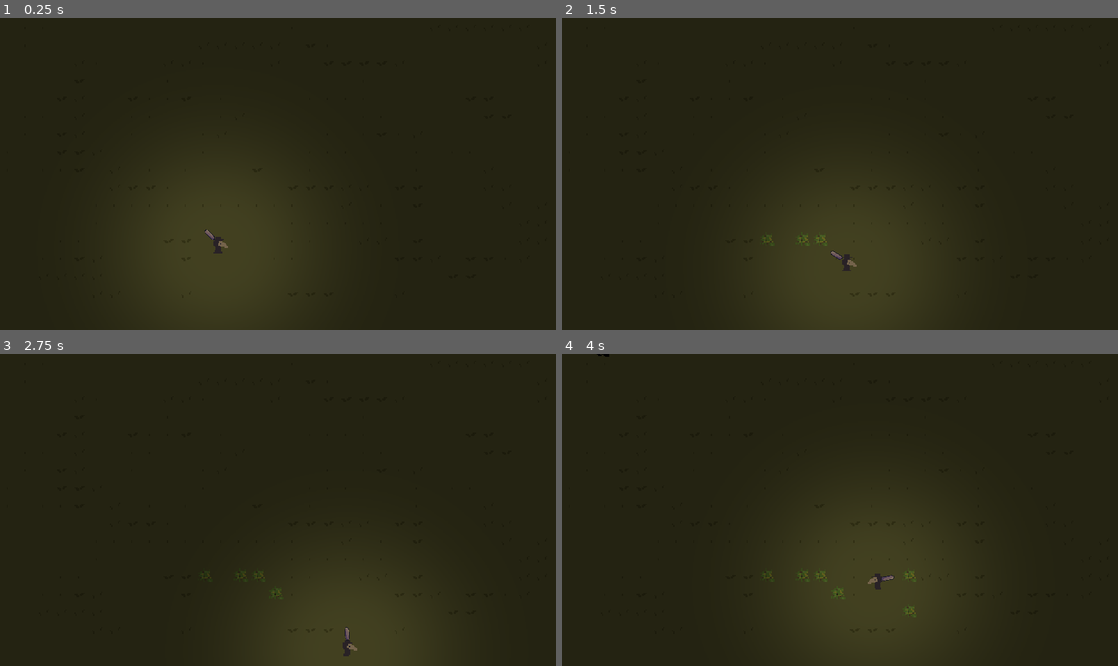
Above: before the commit, frames 1-4 (two rows, left to right).
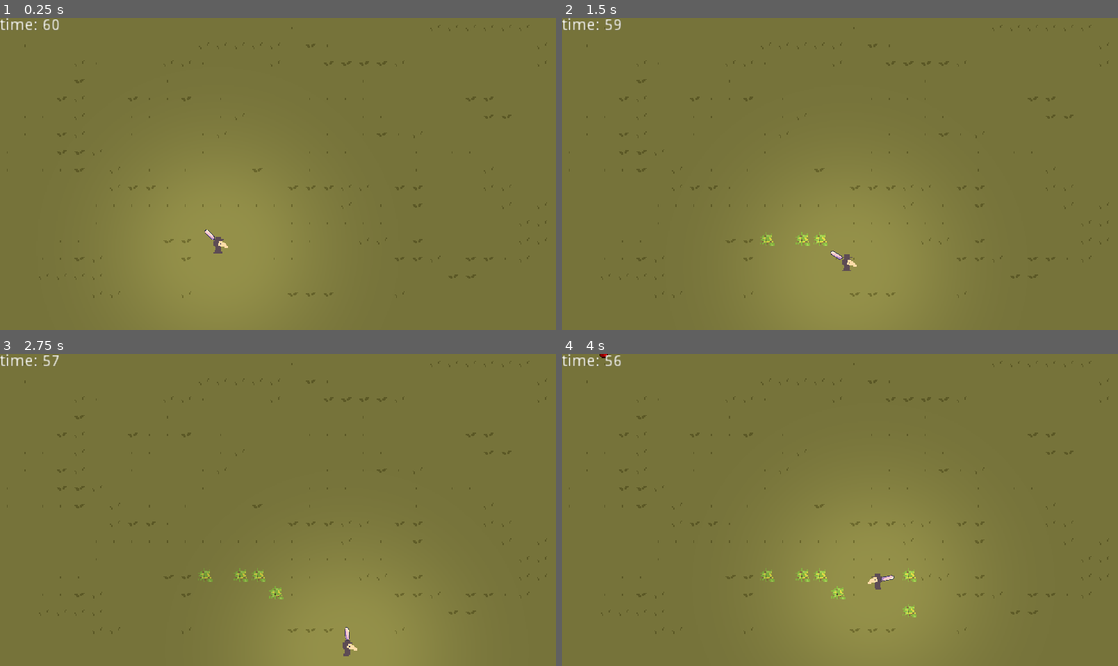
Above: after the commit, the same moments.

Repository: AJ08Coder/LudumDare52
Game: Godot game, scene res://Enviroment/World.tscn
Two runs of this game, one before a commit and one after it. Both use one fixed random seed, a clock stepped at 60 frames per second and the inputs below.
Inputs (mouse positions are in pixels of both pictures, inside the frame that each line leads up to):
- Up to frame 1 (0.25 s): no input
- Up to frame 2 (1.5 s): tap Enter (ui_accept) at 0.5, 0.77 s; move the mouse to (962, 158) at 0.52 s; hold D (move_right) 0.53-1.28 s; move the mouse to (728, 189) at 1.27 s; hold S (move_down) from 1.28 s (still down)
- Up to frame 3 (2.75 s): tap Enter (ui_accept) at 1.52 s; move the mouse to (333, 441) at 2.02 s; release S (move_down) at 2.03 s; hold D (move_right) from 2.03 s (still down)
- Up to frame 4 (4 s): move the mouse to (812, 572) at 2.77 s; release D (move_right) at 2.78 s; hold W (move_up) 2.78-3.53 s; tap Enter (ui_accept) at 3.02, 3.77 s; move the mouse to (1006, 556) at 3.52 s; hold A (move_left) from 3.53 s (still down)

The runs differ from the first frame. In frame 1, 100% of the frame differs, in the area x 0-100%, y 0-100%; in frame 2, 100%; in frame 3, 100%; in frame 4, 100%.

Commit message:
Added Day and Night Cycle

Diff:
--- a/Characters/Enemy/Zombie.tscn
+++ b/Characters/Enemy/Zombie.tscn
@@ -1,9 +1,8 @@
-[gd_scene load_steps=3 format=2]
+[gd_scene load_steps=2 format=2]
 
 [ext_resource path="res://Characters/Enemy/Enemy.tscn" type="PackedScene" id=1]
-[ext_resource path="res://Art/plauge.png" type="Texture" id=2]
 
 [node name="Zombie" instance=ExtResource( 1 )]
 
 [node name="Sprite" parent="." index="1"]
-texture = ExtResource( 2 )
+self_modulate = Color( 1, 0, 0, 1 )
--- a/Characters/Player/Player.gd
+++ b/Characters/Player/Player.gd
@@ -7,9 +7,8 @@
 var speed = 80
 var health = 100
 
-onready var laser = $laser
 onready var hand = $Hotbar/Hand
-onready var meele_weapon = $Hotbar/MeeleWeapon
+
 
 var crop_loc = []
 
--- a/Characters/Player/Player.tscn
+++ b/Characters/Player/Player.tscn
@@ -46,9 +46,6 @@
 
 [sub_resource type="CircleShape2D" id=6]
 radius = 14.0357
-
-[sub_resource type="Environment" id=7]
-glow_enabled = true
 
 [node name="Player" type="KinematicBody2D"]
 collision_mask = 4
@@ -98,9 +95,6 @@
 texture = ExtResource( 7 )
 energy = 0.5
 
-[node name="WorldEnvironment" type="WorldEnvironment" parent="."]
-environment = SubResource( 7 )
-
 [connection signal="body_entered" from="Attract" to="." method="_on_Attract_body_entered"]
 [connection signal="body_exited" from="Attract" to="." method="_on_Attract_body_exited"]
 [connection signal="body_entered" from="Attack" to="." method="_on_Attack_body_entered"]
--- /dev/null
+++ b/Enviroment/Cycle.gd
@@ -0,0 +1,24 @@
+extends CanvasModulate
+
+export(Color) var night_color
+export(Color) var day_color
+onready var rich_text_label = $"../CanvasLayer/RichTextLabel"
+export var time = 1 # 1 = day 0 = night
+
+func _ready():
+	color = day_color
+	$AnimationPlayer.play("RESET")
+
+func _process(delta):
+	rich_text_label.text = "time: " + str(round($Time.time_left))
+	print(time)
+
+func _on_Time_timeout():
+	if time == 1:
+		$AnimationPlayer.play("DaytoNight")
+		print("day to night")
+	elif time == 0:
+		$AnimationPlayer.play("NighttoDay")
+		print("night to day")
+	else:
+		print("No time set")
--- a/Enviroment/World.tscn
+++ b/Enviroment/World.tscn
@@ -1,9 +1,10 @@
-[gd_scene load_steps=9 format=2]
+[gd_scene load_steps=13 format=2]
 
 [ext_resource path="res://Characters/Player/Player.tscn" type="PackedScene" id=1]
 [ext_resource path="res://Enviroment/World.gd" type="Script" id=2]
 [ext_resource path="res://Art/tileset.png" type="Texture" id=3]
 [ext_resource path="res://Art/bg.png" type="Texture" id=4]
+[ext_resource path="res://Enviroment/Cycle.gd" type="Script" id=5]
 
 [sub_resource type="RectangleShape2D" id=1]
 extents = Vector2( 331, 26 )
@@ -186,6 +187,89 @@
 11/shapes = [  ]
 11/z_index = 0
 
+[sub_resource type="Animation" id=5]
+resource_name = "DaytoNight"
+length = 5.0
+tracks/0/type = "value"
+tracks/0/path = NodePath(".:color")
+tracks/0/interp = 1
+tracks/0/loop_wrap = true
+tracks/0/imported = false
+tracks/0/enabled = true
+tracks/0/keys = {
+"times": PoolRealArray( 0, 5 ),
+"transitions": PoolRealArray( 1, 1 ),
+"update": 0,
+"values": [ Color( 1, 1, 1, 1 ), Color( 0.207843, 0.203922, 0.356863, 1 ) ]
+}
+tracks/1/type = "value"
+tracks/1/path = NodePath(".:time")
+tracks/1/interp = 1
+tracks/1/loop_wrap = true
+tracks/1/imported = false
+tracks/1/enabled = true
+tracks/1/keys = {
+"times": PoolRealArray( 0, 5 ),
+"transitions": PoolRealArray( 1, 1 ),
+"update": 1,
+"values": [ 1, 0 ]
+}
+
+[sub_resource type="Animation" id=6]
+resource_name = "NighttoDay"
+length = 5.0
+tracks/0/type = "value"
+tracks/0/path = NodePath(".:color")
+tracks/0/interp = 1
+tracks/0/loop_wrap = true
+tracks/0/imported = false
+tracks/0/enabled = true
+tracks/0/keys = {
+"times": PoolRealArray( 0, 5 ),
+"transitions": PoolRealArray( 1, 1 ),
+"update": 0,
+"values": [ Color( 0.207843, 0.203922, 0.356863, 1 ), Color( 1, 1, 1, 1 ) ]
+}
+tracks/1/type = "value"
+tracks/1/path = NodePath(".:time")
+tracks/1/interp = 1
+tracks/1/loop_wrap = true
+tracks/1/imported = false
+tracks/1/enabled = true
+tracks/1/keys = {
+"times": PoolRealArray( 0, 5 ),
+"transitions": PoolRealArray( 1, 1 ),
+"update": 1,
+"values": [ 0, 1 ]
+}
+
+[sub_resource type="Animation" id=7]
+length = 0.001
+tracks/0/type = "value"
+tracks/0/path = NodePath(".:color")
+tracks/0/interp = 1
+tracks/0/loop_wrap = true
+tracks/0/imported = false
+tracks/0/enabled = true
+tracks/0/keys = {
+"times": PoolRealArray( 0 ),
+"transitions": PoolRealArray( 1 ),
+"update": 0,
+"values": [ Color( 1, 1, 1, 1 ) ]
+}
+tracks/1/type = "value"
+tracks/1/path = NodePath(".:time")
+tracks/1/interp = 1
+tracks/1/loop_wrap = true
+tracks/1/imported = false
+tracks/1/enabled = true
+tracks/1/keys = {
+"times": PoolRealArray( 0 ),
+"transitions": PoolRealArray( 1 ),
+"update": 0,
+"values": [ 1 ]
+}
+
 [node name="World" type="Node2D"]
 script = ExtResource( 2 )
 player_path = NodePath("YSort/Player")
@@ -253,7 +337,31 @@
 z_as_relative = false
 texture = ExtResource( 4 )
 
-[node name="CanvasModulate" type="CanvasModulate" parent="."]
-color = Color( 0.309804, 0.309804, 0.309804, 1 )
+[node name="Cycle" type="CanvasModulate" parent="."]
+script = ExtResource( 5 )
+night_color = Color( 1, 0, 0, 1 )
+day_color = Color( 1, 1, 1, 1 )
+
+[node name="AnimationPlayer" type="AnimationPlayer" parent="Cycle"]
+anims/DaytoNight = SubResource( 5 )
+anims/NighttoDay = SubResource( 6 )
+anims/RESET = SubResource( 7 )
+
+[node name="Time" type="Timer" parent="Cycle"]
+wait_time = 60.0
+autostart = true
+
+[node name="Time2" type="Timer" parent="Cycle"]
+wait_time = 60.0
+autostart = true
+
+[node name="CanvasLayer" type="CanvasLayer" parent="."]
+
+[node name="RichTextLabel" type="RichTextLabel" parent="CanvasLayer"]
+margin_right = 223.0
+margin_bottom = 63.0
+text = "time: 123"
 
 [connection signal="timeout" from="GameLoop/SpawnEnemies" to="." method="_on_SpawnEnemies_timeout"]
+[connection signal="timeout" from="Cycle/Time" to="Cycle" method="_on_Time_timeout"]
+[connection signal="timeout" from="Cycle/Time2" to="Cycle" method="_on_Time_timeout"]
Not shown: 1 places in Characters/Player/Player.tscn that only renumber resources
